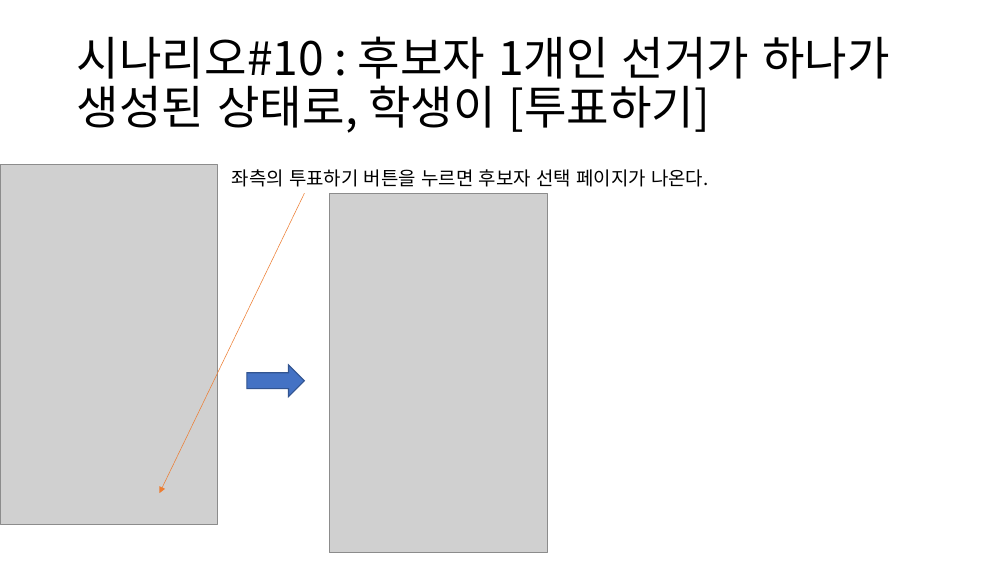
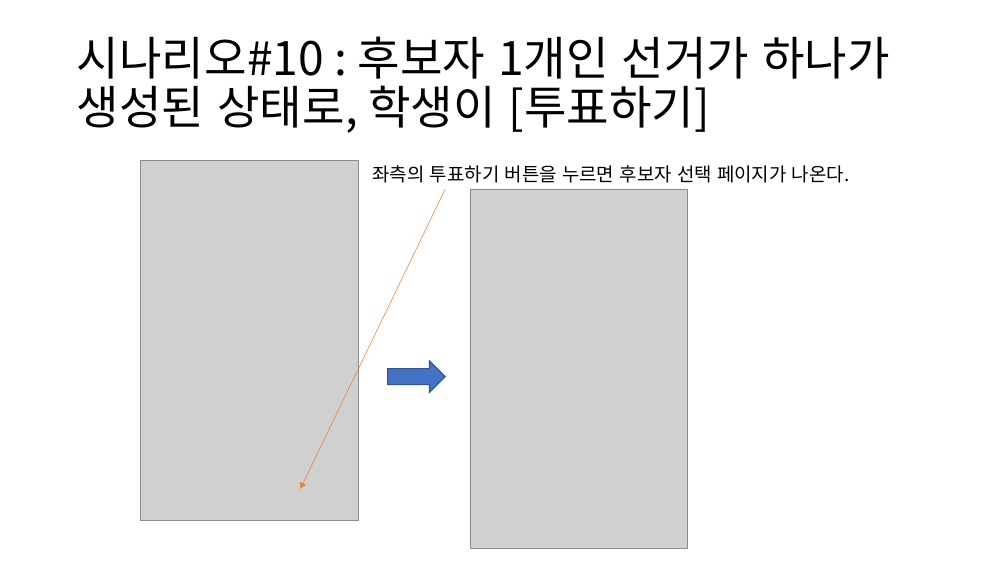
Before and after one commit to BL-UCKSS/evote-project, a slide deck: slide 18 of Document/Testcase/Testcase #1.pptx (slide 16 before the commit). Drawn at 1008x567 pixels with LibreOffice and Linux fonts; fonts in the diff are those of the drawing; grey boxes stand for pictures. Boxes give left, top, right and bottom in pixels: in the first picture for what was removed or moved away, otherwise in the second. Text is boxed around its words. In the diff, an @@ line names an element or a change of style, - is before the commit and + after.

```diff
--- a/Document/Testcase/Testcase #1.pptx
+++ b/Document/Testcase/Testcase #1.pptx
@@ 2 pictures, 1 text, 1 arrow, 1 right arrow: place and size @@
-2 pictures, 1 text, 1 arrow, 1 right arrow at [0,165,708,553]
+2 pictures, 1 text, 1 arrow, 1 right arrow at [141,160,849,549]
```
Also in this commit, not shown: 1 other slide changed, 3 slides added, 1 other file.
